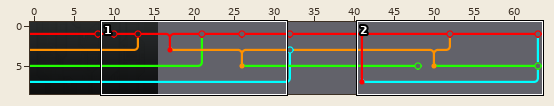
A Tiled map gets an edit: Assets/tiled/testMap.tmx. Above, an overview of the earlier version with the close-up marked.
Close-up. Before the commit:
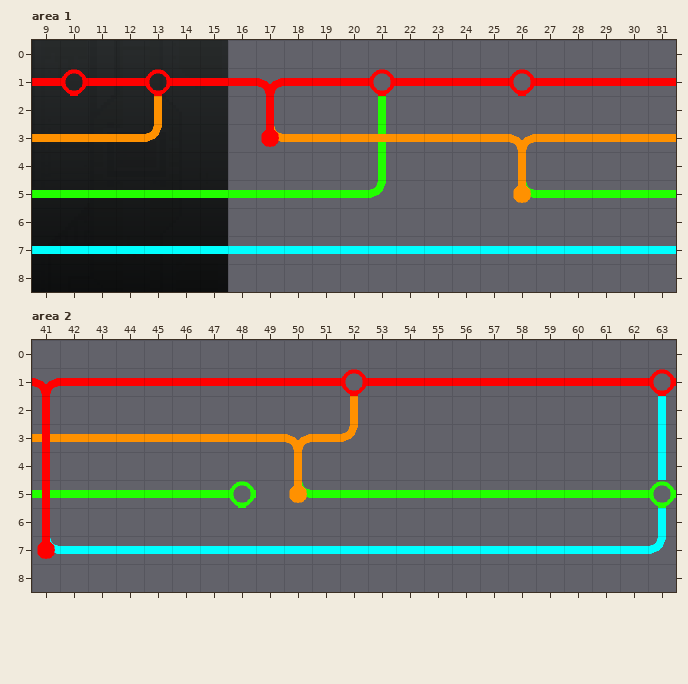
Cells are 36x36 px. Shown: area 1 x 9..31, y 0..8; area 2 x 41..63, y 0..8. The commit also changed other parts of the map, which this record leaves out.
The result:
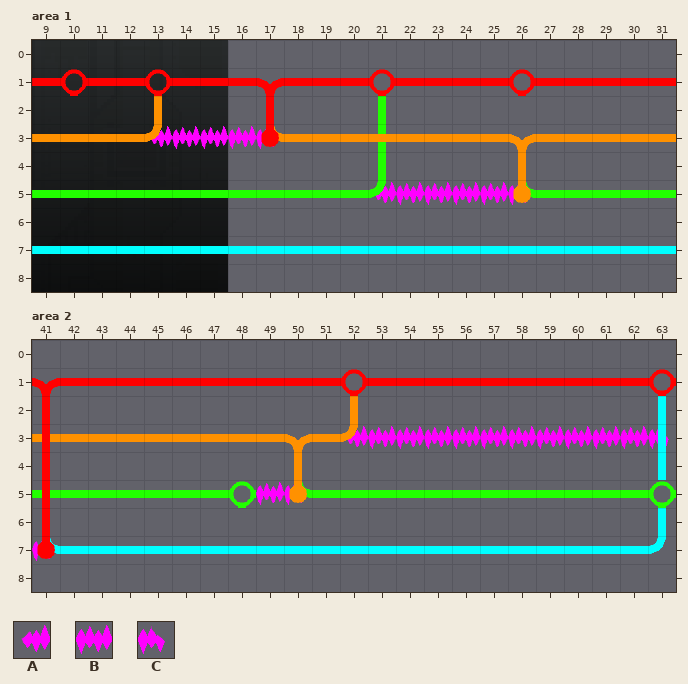
Key: from "mapTiles_colors": A 32, B 33, C 34.
_ is an empty cell.
Tiles of an added or newly shown layer are drawn over the layers below it.
From old to new:
Changed rows in their new state; . is an unchanged cell.
Layer "spikes" (added), area 1:
first column x 13:
3 ABBBC.........
5 ........ABBBBC
Layer "spikes" (added), area 2:
first column x 41:
3 ...........ABBBBBBBBBBC
5 ........BC.............
7 C......................
Boxes around the changes in both close-ups, in picture pixels (x1, y1, x2, y2):
added: (152, 126, 274, 149)
added: (376, 182, 526, 205)
added: (348, 426, 669, 449)
added: (256, 482, 302, 505)
added: (32, 541, 50, 561)
